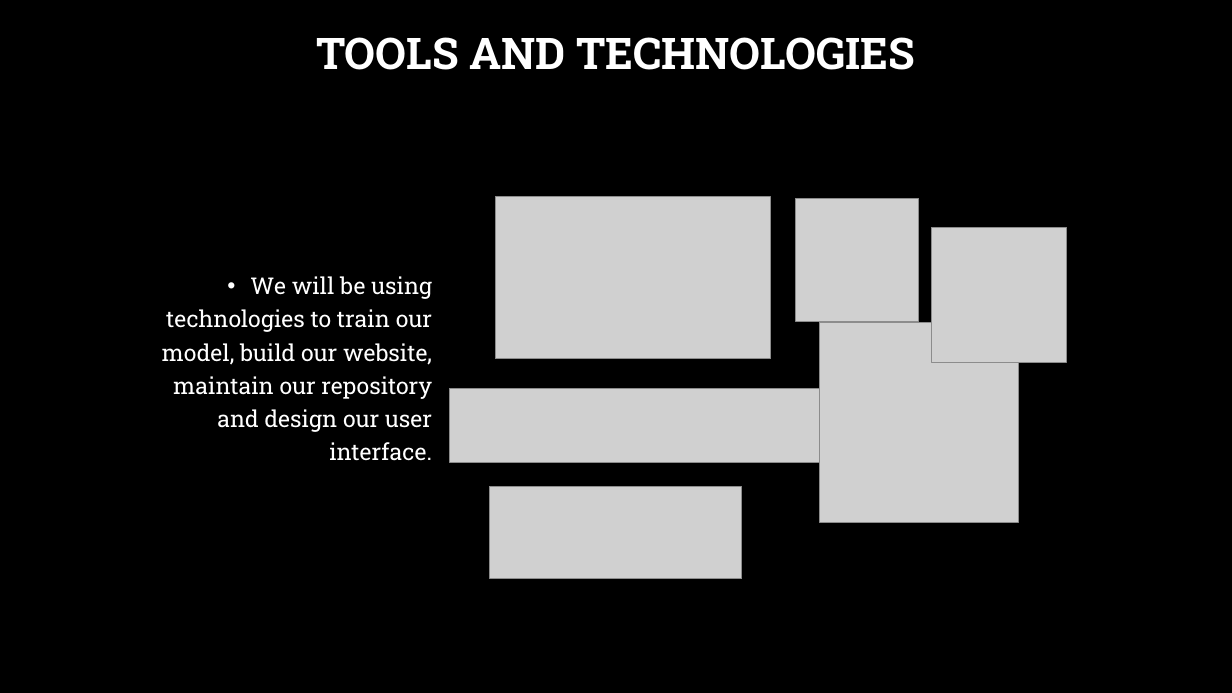
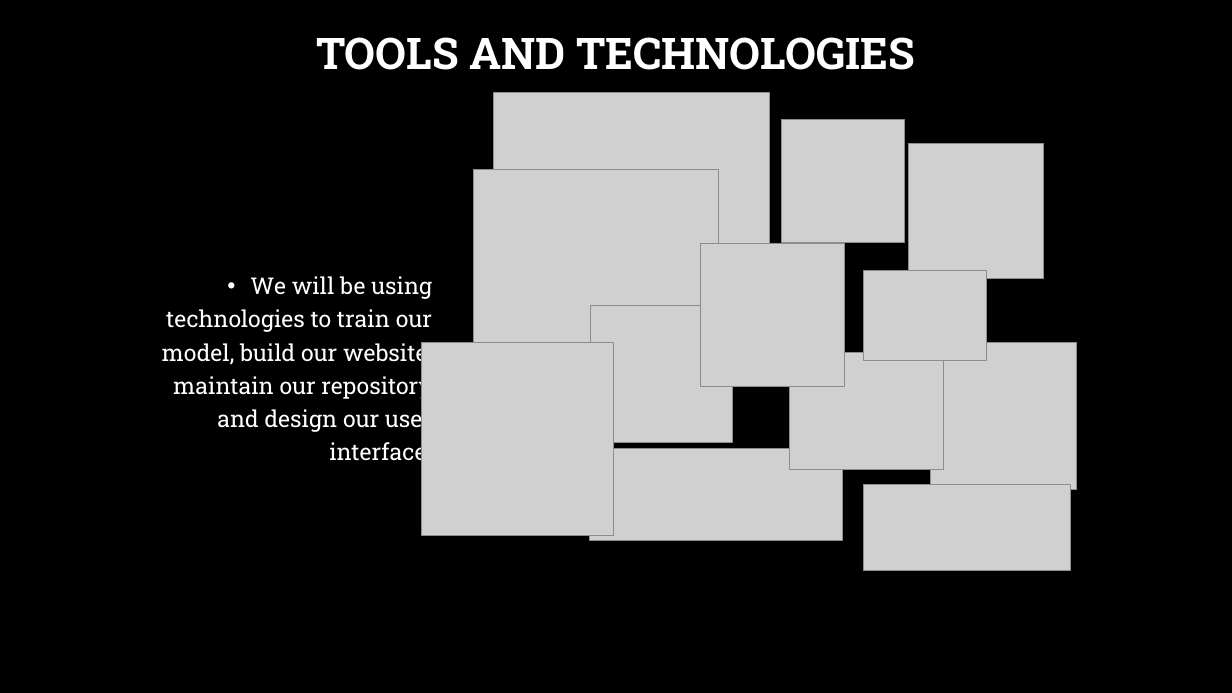
Before and after one commit to aimanahmedmoin1997/FinalYearProject, a slide deck: slide 6 of Kaavish Evaluation I/Evaluation I.pptx (slide 7 before the commit). Drawn at 1232x693 pixels with LibreOffice and Linux fonts; fonts in the diff are those of the drawing; grey boxes stand for pictures; background and template pictures are left out. Boxes give left, top, right and bottom in pixels: in the first picture for what was removed or moved away, otherwise in the second. Text is boxed around its words. In the diff, an @@ line names an element or a change of style, - is before the commit and + after.

```diff
--- a/Kaavish Evaluation I/Evaluation I.pptx
+++ b/Kaavish Evaluation I/Evaluation I.pptx
@@ picture: place and size @@
-picture at [495, 197, 771, 359]
+picture at [494, 92, 769, 254]
@@ picture: place and size @@
-picture at [796, 199, 919, 322]
+picture at [782, 119, 905, 242]
@@ picture: place and size @@
-picture at [932, 227, 1067, 362]
+picture at [909, 144, 1044, 279]
@@ picture added at [473, 169, 718, 414] @@
@@ picture added at [701, 243, 845, 386] @@
@@ picture added at [864, 271, 987, 360] @@
@@ picture added at [591, 306, 733, 443] @@
@@ picture removed at [819, 323, 1019, 522] @@
@@ picture added at [421, 343, 614, 535] @@
@@ picture added at [790, 353, 945, 470] @@
@@ picture added at [931, 343, 1077, 489] @@
@@ picture removed at [450, 389, 819, 463] @@
@@ picture: place and size @@
-picture at [490, 487, 742, 579]
+picture at [590, 448, 842, 541]
@@ picture added at [863, 485, 1070, 571] @@
```
Also in this commit, not shown: 1 slide added, 2 slides removed.
